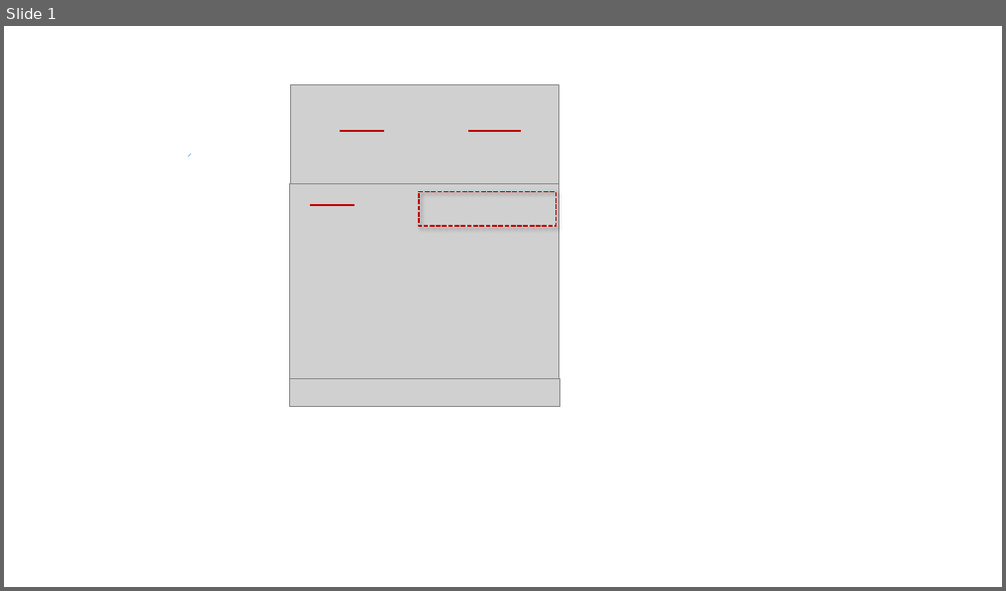
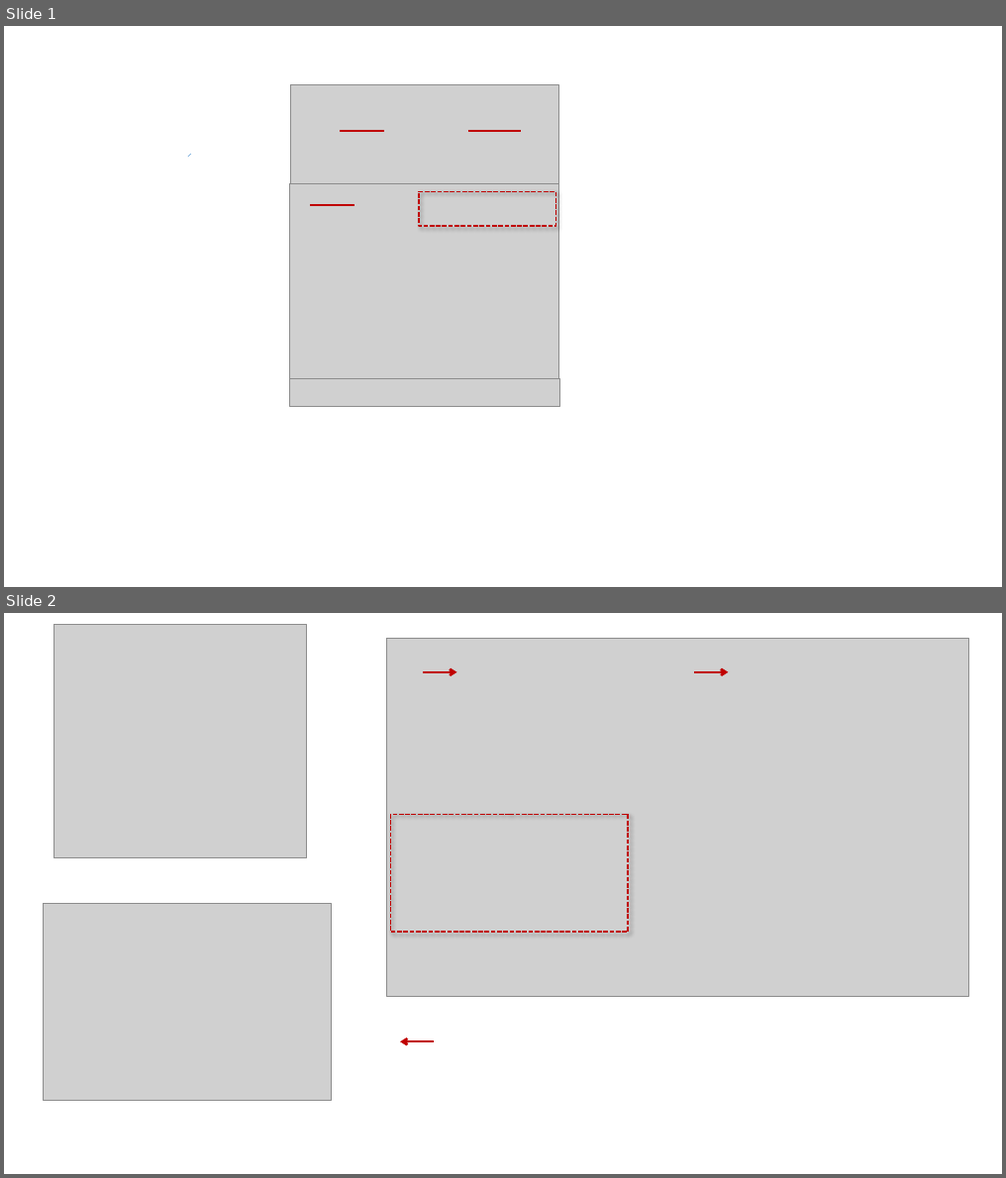
Before and after one commit to iNZightVIT/inzight-www, a slide deck: iNZight/img/user_guides/dataset/Pictures _datasets.pptx. Shown one above the other, each under a label of ours: slide 1 before the commit, slides 1 and 2 after it. The pictures are 1006x591 and 1006x1178 pixels, drawn with LibreOffice and Linux fonts; fonts in the diff are those of the drawing; grey boxes stand for pictures. Boxes give left, top, right and bottom in pixels: in the first picture for what was removed or moved away, otherwise in the second. Text is boxed around its words. In the diff, an @@ line names an element or a change of style, - is before the commit and + after.

```diff
--- a/iNZight/img/user_guides/dataset/Pictures _datasets.pptx
+++ b/iNZight/img/user_guides/dataset/Pictures _datasets.pptx
@@ slide 2 added at bbox=[4, 613, 1002, 1174], background #FFFFFF @@
@@ picture added at bbox=[54, 624, 307, 859] @@
@@ picture added at bbox=[387, 639, 969, 997] @@
@@ arrow added from (423, 672) to (456, 672), #C00000 2.25 pt @@
@@ arrow added from (694, 672) to (729, 672), #C00000 2.25 pt @@
@@ rectangle added at bbox=[390, 814, 628, 932], outline #C00000 1.5 pt dashed @@
@@ picture added at bbox=[43, 903, 332, 1100] @@
@@ arrow added from (435, 1042) to (400, 1042), #C00000 2.25 pt @@
```
Also in this commit, not shown: 1 other slide added, 1 slide removed, 7 other files.
